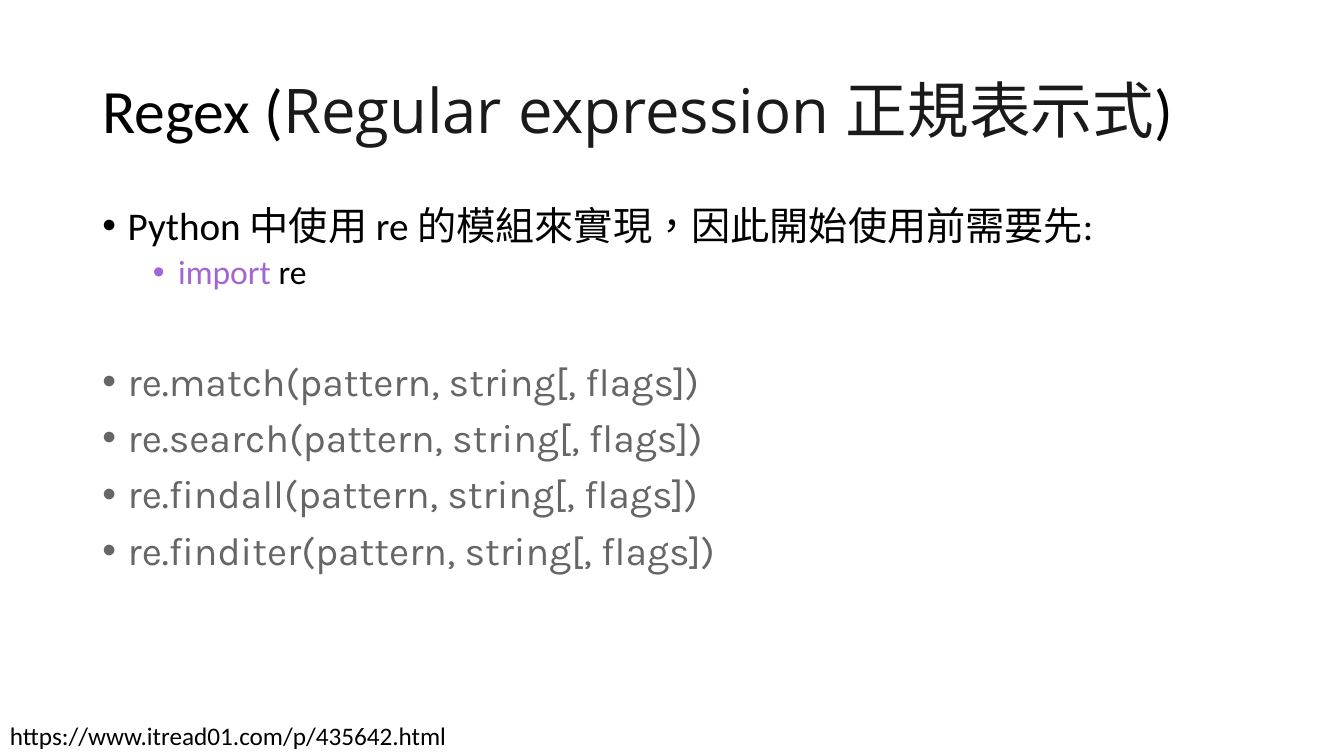
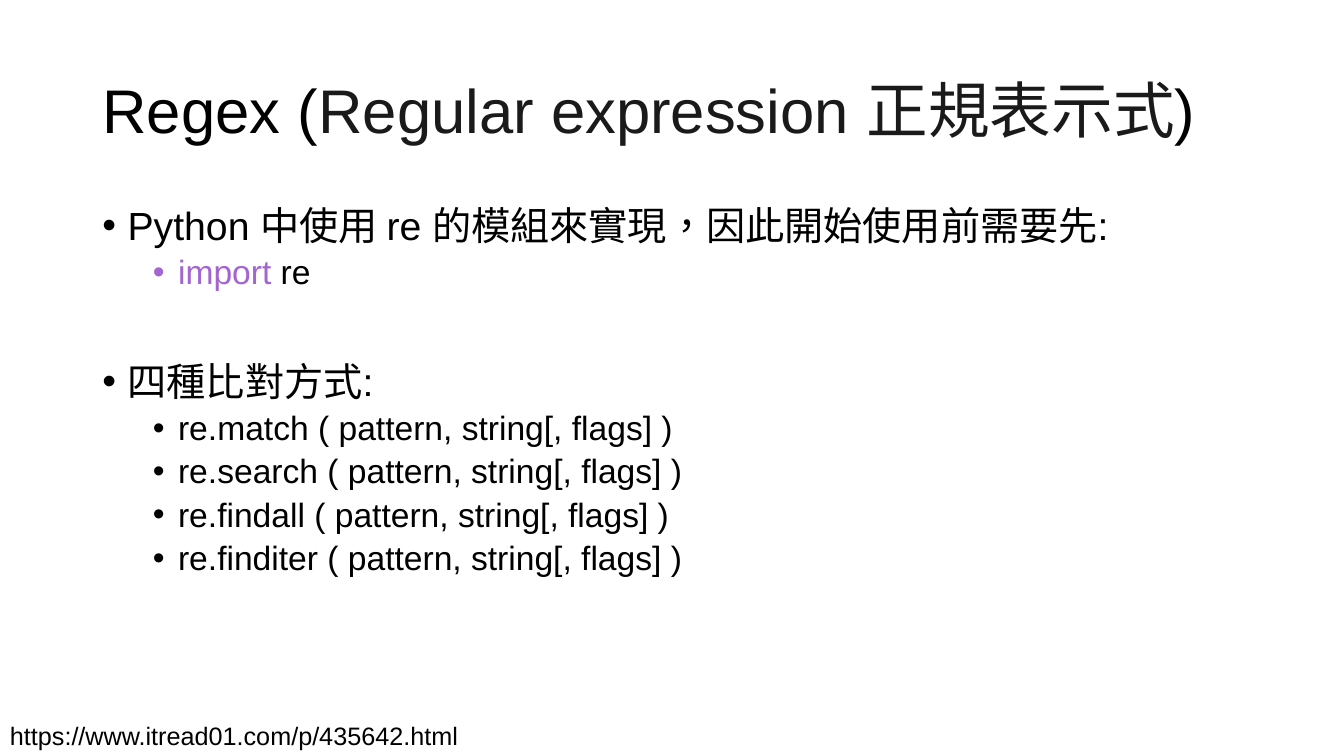
Before and after one commit to HuangDeneil/genome_analysis_python_version, a slide deck: slide 4 of pipeline/pipeline_final.pptx. Drawn at 1344x756 pixels with LibreOffice and Linux fonts; fonts in the diff are those of the drawing. Boxes give left, top, right and bottom in pixels: in the first picture for what was removed or moved away, otherwise in the second. Text is boxed around its words. In the diff, an @@ line names an element or a change of style, - is before the commit and + after.

```diff
--- a/pipeline/pipeline_final.pptx
+++ b/pipeline/pipeline_final.pptx
@@ title "Regex (Regular expression 正規表示式)" at (102, 81, 1196, 146): font Calibri to Arial in "Regex (Regular 正規表示式)"; font Open Sans to Arial in "(Regular expression 正規表示式)" @@
@@ text at (128, 207, 1108, 291): font Calibri to Arial in "Python 中使用 re 的模組來實現，因此開始使用前需要先:", "import re" @@
@@ text at (128, 363, 661, 577): text changed; size 28 to 24 pt; font Karla to Arial; text colour #666666 to #000000 @@
-• re.match(pattern, string[, flags])
-• re.search(pattern, string[, flags])
-• re.findall(pattern, string[, flags])
-• re.finditer(pattern, string[, flags])
+• 四種比對方式:
+  • re.match ( pattern, string[, flags] )
+  • re.search ( pattern, string[, flags] )
+  • re.findall ( pattern, string[, flags] )
+  • re.finditer ( pattern, string[, flags] )
@@ text "https://www.itread01.com/p/435642.html" at (10, 726, 458, 751): font Calibri to Arial @@
```
Also in this commit, not shown: 5 other slides changed, 2 slides added, 1 other file.
